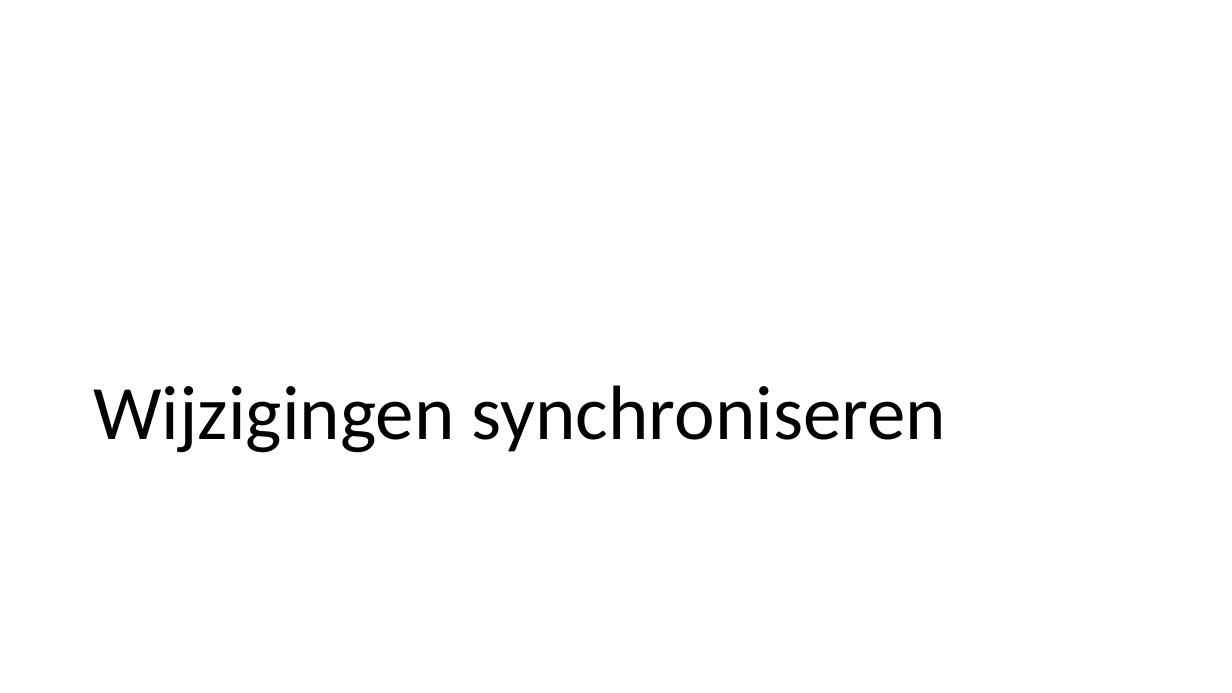
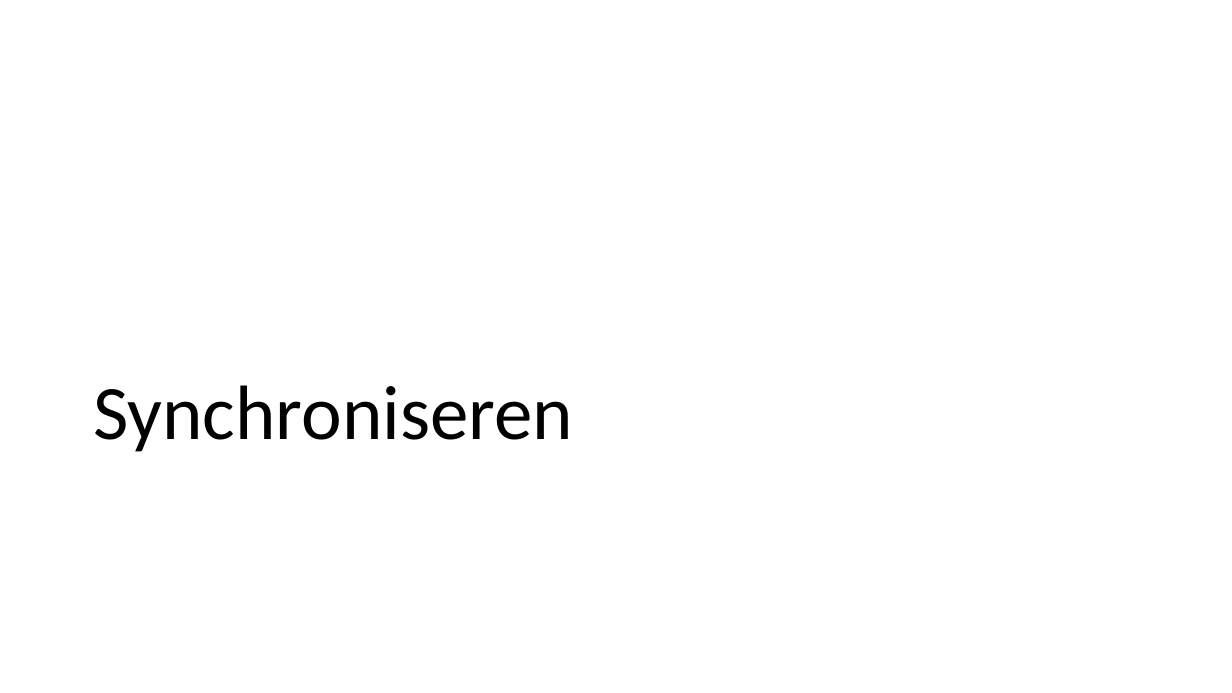
Before and after one commit to LFKoning/knowledge-sharing, a slide deck: slide 15 of git_course/2_collaboration/git_collaboration.pptx. Drawn at 1232x693 pixels with LibreOffice and Linux fonts; fonts in the diff are those of the drawing. Boxes give left, top, right and bottom in pixels: in the first picture for what was removed or moved away, otherwise in the second. Text is boxed around its words. In the diff, an @@ line names an element or a change of style, - is before the commit and + after.

```diff
--- a/git_course/2_collaboration/git_collaboration.pptx
+++ b/git_course/2_collaboration/git_collaboration.pptx
@@ title at (x1=93, y1=385, x2=573, y2=452): text changed @@
-Wijzigingen synchroniseren
+Synchroniseren
```
Also in this commit, not shown: 3 other slides changed.
